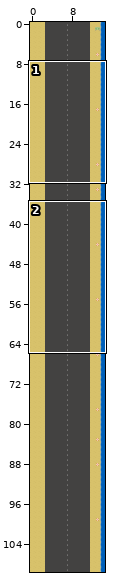
A Tiled map (JSON) gets an edit: assets/map/Level2.json. Above: a wide view before the commit, with the close-up outlined.
Close-up. Before the commit:
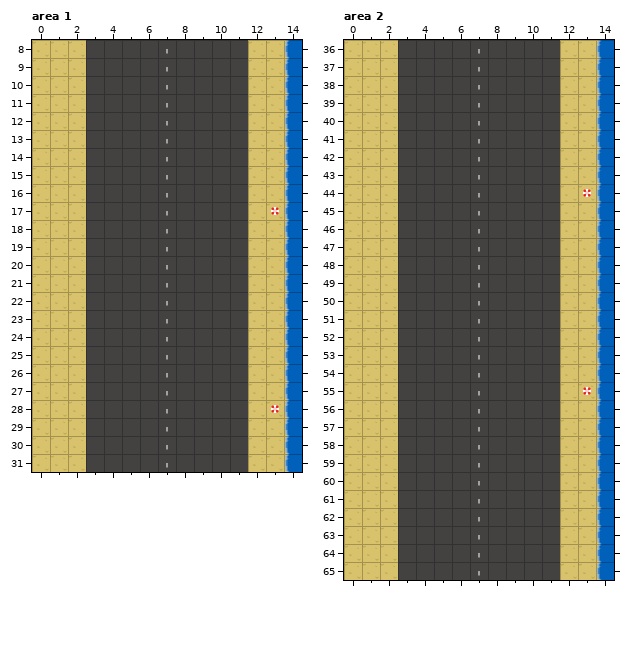
Cells are 32x32 px. Shown: area 1 x 0..14, y 8..31; area 2 x 0..14, y 36..65. The commit also changed other parts of the map, which this record leaves out. The old version is drawn lined up with the new one.
After:
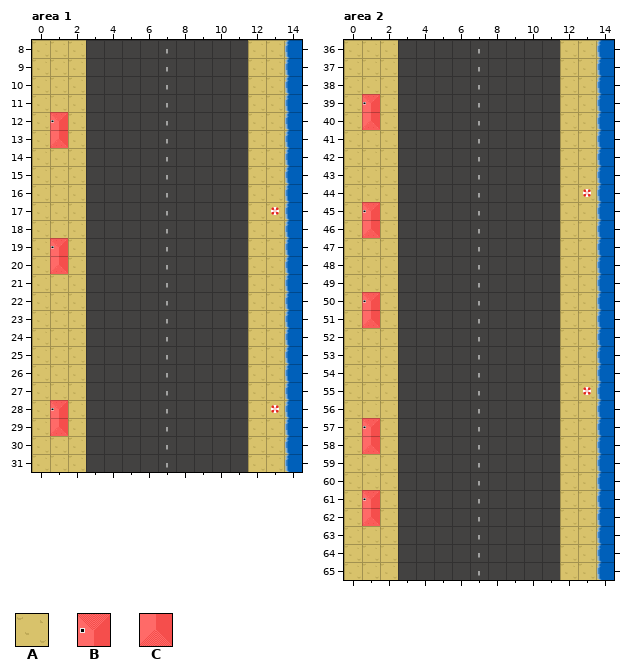
Key: from "Tileset_Master": A 24, B 52, C 72.
_ is an empty cell, . an unchanged one.
Changes in this commit:
map size 15x125 -> 15x160 cells
--- layer "Tile Layer 1", area 1
@@ x 1..1 @@
-12 A
-13 A
+12 B
+13 C
@@ x 1..1 @@
-19 A
-20 A
+19 B
+20 C
@@ x 1..1 @@
-28 A
-29 A
+28 B
+29 C
--- layer "Tile Layer 1", area 2
@@ x 1..1 @@
-39 A
-40 A
+39 B
+40 C
@@ x 1..1 @@
-45 A
-46 A
+45 B
+46 C
@@ x 1..1 @@
-50 A
-51 A
+50 B
+51 C
@@ x 1..1 @@
-57 A
-58 A
+57 B
+58 C
@@ x 1..1 @@
-61 A
-62 A
+61 B
+62 C
